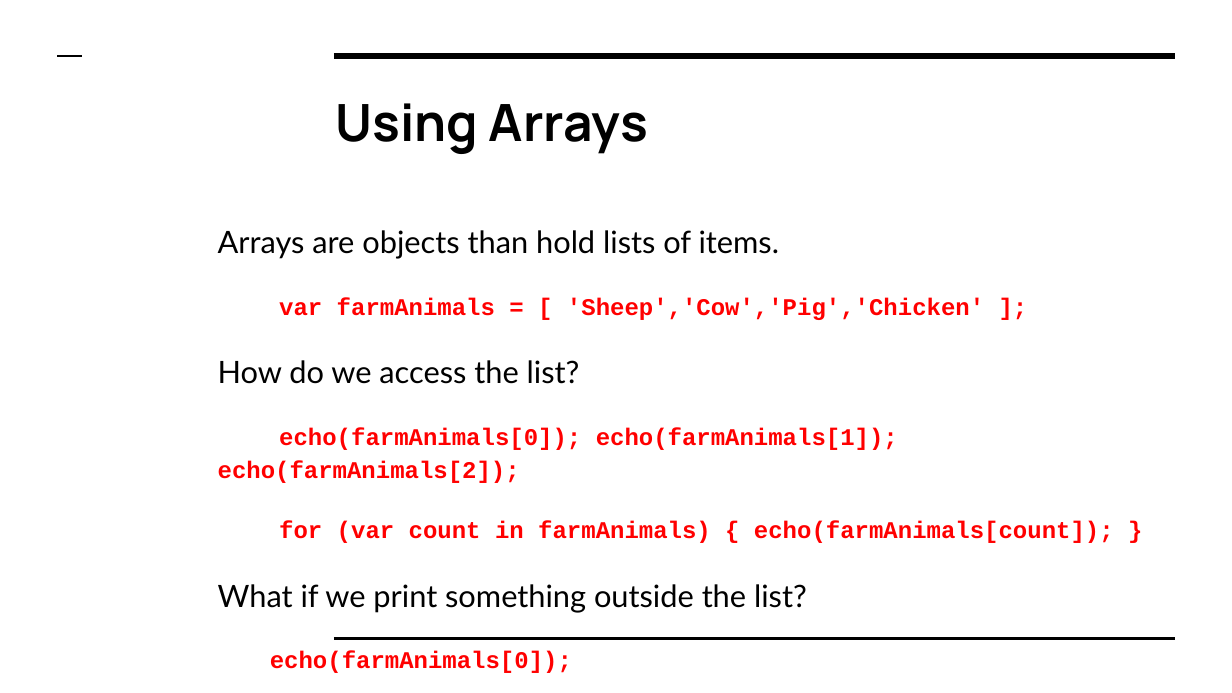
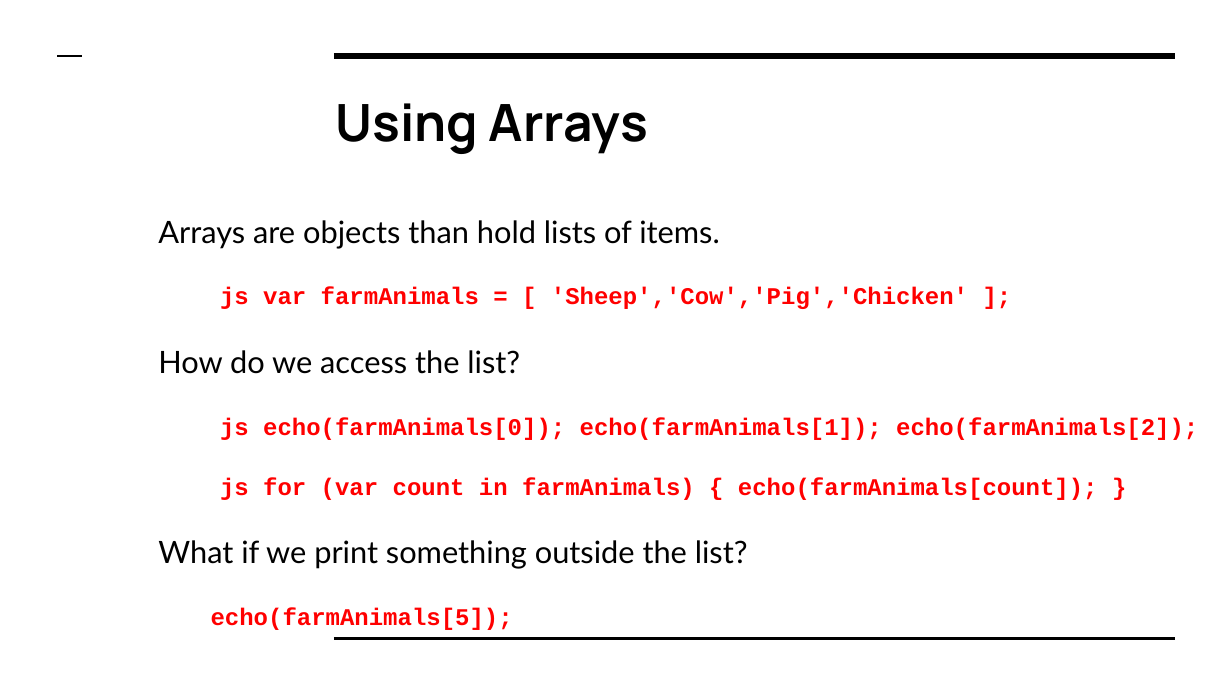
Before and after one commit to LetsCodeBlacksburg/ScriptCraft, a slide deck: slide 41 of slides/ScriptCraft- Day 01 (Getting Started).pptx. Drawn at 1232x693 pixels with LibreOffice and Linux fonts; fonts in the diff are those of the drawing; background and template pictures are left out. Boxes give left, top, right and bottom in pixels: in the first picture for what was removed or moved away, otherwise in the second. Text is boxed around its words. In the diff, an @@ line names an element or a change of style, - is before the commit and + after.

Commit message:
Added day 2 slides. Fixed errors on day 1 slide and added small clarification about using conditionals in dice plugin

```diff
--- a/slides/ScriptCraft- Day 01 (Getting Started).pptx
+++ b/slides/ScriptCraft- Day 01 (Getting Started).pptx
@@ text "Arrays are objects than hold ...": place and size @@
-text "Arrays are objects than hold ..." at (218, 230, 1114, 673)
+text "Arrays are objects than hold ..." at (158, 220, 1198, 630)
@@ text at (220, 287, 968, 309): text changed @@
-var farmAnimals = [ 'Sheep','Cow','Pig','Chicken' ];
+js var farmAnimals = [ 'Sheep','Cow','Pig','Chicken' ];
@@ text at (220, 417, 1198, 500): text changed @@
-echo(farmAnimals[0]); echo(farmAnimals[1]); echo(farmAnimals[2]);
-for (var count in farmAnimals) { echo(farmAnimals[count]); }
+js echo(farmAnimals[0]); echo(farmAnimals[1]); echo(farmAnimals[2]);
+js for (var count in farmAnimals) { echo(farmAnimals[count]); }
@@ text at (211, 608, 513, 630): text changed @@
-echo(farmAnimals[0]);
+echo(farmAnimals[5]);
```
Also in this commit, not shown: 4 other slides changed, 3 other files.
